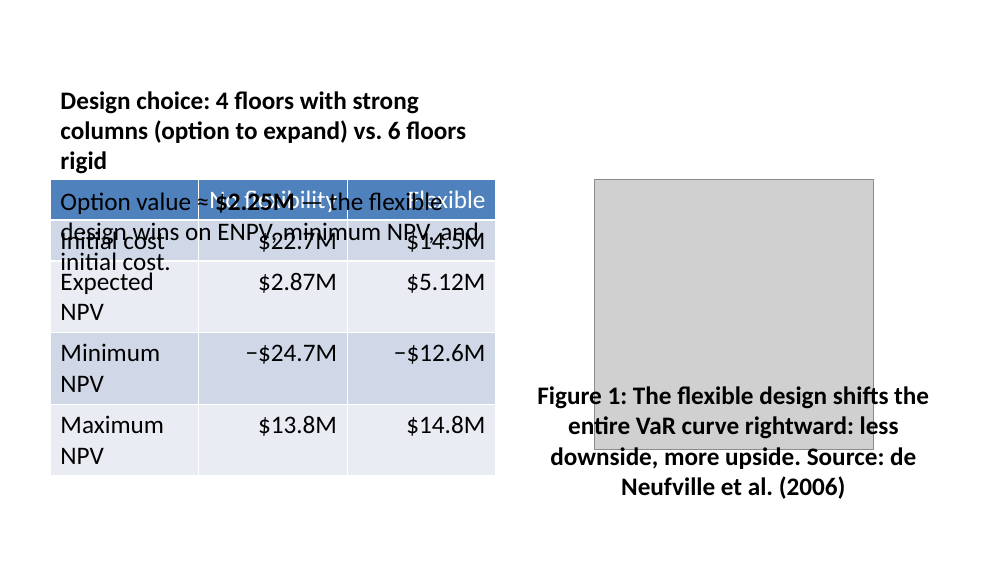
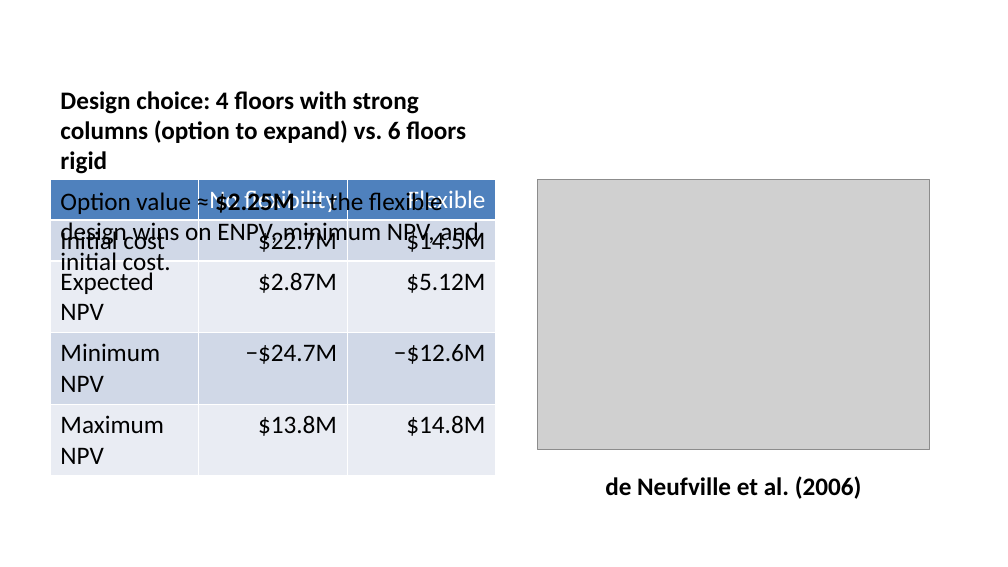
Before and after one commit to CEVE-421-521/ceve-421-521.github.io, a slide deck: slide 5 of lectures/week-11/index.pptx (slide 6 before the commit). Drawn at 1008x567 pixels with LibreOffice and Linux fonts; fonts in the diff are those of the drawing; grey boxes stand for pictures. Boxes give left, top, right and bottom in pixels: in the first picture for what was removed or moved away, otherwise in the second. Text is boxed around its words. In the diff, an @@ line names an element or a change of style, - is before the commit and + after.

```diff
--- a/lectures/week-11/index.pptx
+++ b/lectures/week-11/index.pptx
@@ picture: place and size @@
-picture at (595, 179, 873, 450)
+picture at (537, 179, 929, 450)
@@ text at (605, 476, 862, 499): text changed @@
-Figure 1: The flexible design shifts the entire VaR curve rightward: less downside, more upside. Source: de Neufville et al. (2006)
+de Neufville et al. (2006)
```
Also in this commit, not shown: 7 other slides changed, 1 slide removed, 58 other files.
